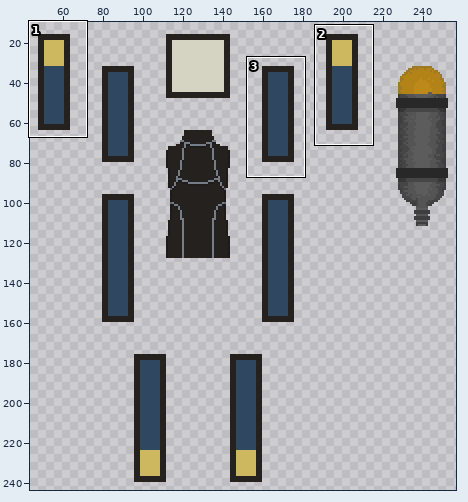
File history of a sprite sheet, Assets/Art/Sprites/Player/PlayerSkin.png. Above: a wide view before the commit, with the close-up outlined.
Close-up. Old version:
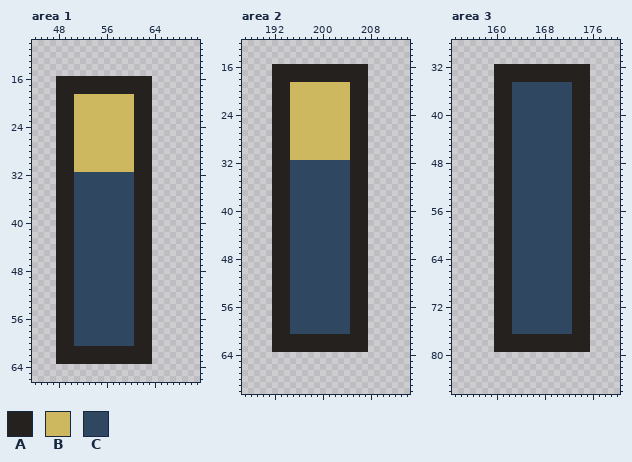
The file is 300x250 pixels. Colours within 5 levels of each other are drawn and written as one. Shown: area 1: x 44..71, y 10..66; area 2: x 187..214, y 12..70; area 3: x 153..180, y 28..86. The wide view leaves out empty margins. The commit also changed other parts of the picture, which this record leaves out.
Palette (. is transparent): A #25211f  B #cdb75f  C #2f4761
Pixels before, area 1, first column x 48:
16 AAAAAAAAAAAAAAAA
17 AAAAAAAAAAAAAAAA
18 AAAAAAAAAAAAAAAA
19 AAABBBBBBBBBBAAA
20 AAABBBBBBBBBBAAA
21 AAABBBBBBBBBBAAA
22 AAABBBBBBBBBBAAA
23 AAABBBBBBBBBBAAA
24 AAABBBBBBBBBBAAA
25 AAABBBBBBBBBBAAA
26 AAABBBBBBBBBBAAA
27 AAABBBBBBBBBBAAA
28 AAABBBBBBBBBBAAA
29 AAABBBBBBBBBBAAA
30 AAABBBBBBBBBBAAA
31 AAABBBBBBBBBBAAA
32 AAACCCCCCCCCCAAA
33 AAACCCCCCCCCCAAA
34 AAACCCCCCCCCCAAA
35 AAACCCCCCCCCCAAA
36 AAACCCCCCCCCCAAA
37 AAACCCCCCCCCCAAA
38 AAACCCCCCCCCCAAA
39 AAACCCCCCCCCCAAA
40 AAACCCCCCCCCCAAA
41 AAACCCCCCCCCCAAA
42 AAACCCCCCCCCCAAA
43 AAACCCCCCCCCCAAA
44 AAACCCCCCCCCCAAA
45 AAACCCCCCCCCCAAA
46 AAACCCCCCCCCCAAA
47 AAACCCCCCCCCCAAA
48 AAACCCCCCCCCCAAA
49 AAACCCCCCCCCCAAA
50 AAACCCCCCCCCCAAA
51 AAACCCCCCCCCCAAA
52 AAACCCCCCCCCCAAA
53 AAACCCCCCCCCCAAA
54 AAACCCCCCCCCCAAA
55 AAACCCCCCCCCCAAA
56 AAACCCCCCCCCCAAA
57 AAACCCCCCCCCCAAA
58 AAACCCCCCCCCCAAA
59 AAACCCCCCCCCCAAA
60 AAACCCCCCCCCCAAA
61 AAAAAAAAAAAAAAAA
62 AAAAAAAAAAAAAAAA
63 AAAAAAAAAAAAAAAA
Pixels before, area 2, first column x 192:
16 AAAAAAAAAAAAAAAA
17 AAAAAAAAAAAAAAAA
18 AAAAAAAAAAAAAAAA
19 AAABBBBBBBBBBAAA
20 AAABBBBBBBBBBAAA
21 AAABBBBBBBBBBAAA
22 AAABBBBBBBBBBAAA
23 AAABBBBBBBBBBAAA
24 AAABBBBBBBBBBAAA
25 AAABBBBBBBBBBAAA
26 AAABBBBBBBBBBAAA
27 AAABBBBBBBBBBAAA
28 AAABBBBBBBBBBAAA
29 AAABBBBBBBBBBAAA
30 AAABBBBBBBBBBAAA
31 AAABBBBBBBBBBAAA
32 AAACCCCCCCCCCAAA
33 AAACCCCCCCCCCAAA
34 AAACCCCCCCCCCAAA
35 AAACCCCCCCCCCAAA
36 AAACCCCCCCCCCAAA
37 AAACCCCCCCCCCAAA
38 AAACCCCCCCCCCAAA
39 AAACCCCCCCCCCAAA
40 AAACCCCCCCCCCAAA
41 AAACCCCCCCCCCAAA
42 AAACCCCCCCCCCAAA
43 AAACCCCCCCCCCAAA
44 AAACCCCCCCCCCAAA
45 AAACCCCCCCCCCAAA
46 AAACCCCCCCCCCAAA
47 AAACCCCCCCCCCAAA
48 AAACCCCCCCCCCAAA
49 AAACCCCCCCCCCAAA
50 AAACCCCCCCCCCAAA
51 AAACCCCCCCCCCAAA
52 AAACCCCCCCCCCAAA
53 AAACCCCCCCCCCAAA
54 AAACCCCCCCCCCAAA
55 AAACCCCCCCCCCAAA
56 AAACCCCCCCCCCAAA
57 AAACCCCCCCCCCAAA
58 AAACCCCCCCCCCAAA
59 AAACCCCCCCCCCAAA
60 AAACCCCCCCCCCAAA
61 AAAAAAAAAAAAAAAA
62 AAAAAAAAAAAAAAAA
63 AAAAAAAAAAAAAAAA
Pixels before, area 3, first column x 160:
32 AAAAAAAAAAAAAAAA
33 AAAAAAAAAAAAAAAA
34 AAAAAAAAAAAAAAAA
35 AAACCCCCCCCCCAAA
36 AAACCCCCCCCCCAAA
37 AAACCCCCCCCCCAAA
38 AAACCCCCCCCCCAAA
39 AAACCCCCCCCCCAAA
40 AAACCCCCCCCCCAAA
41 AAACCCCCCCCCCAAA
42 AAACCCCCCCCCCAAA
43 AAACCCCCCCCCCAAA
44 AAACCCCCCCCCCAAA
45 AAACCCCCCCCCCAAA
46 AAACCCCCCCCCCAAA
47 AAACCCCCCCCCCAAA
48 AAACCCCCCCCCCAAA
49 AAACCCCCCCCCCAAA
50 AAACCCCCCCCCCAAA
51 AAACCCCCCCCCCAAA
52 AAACCCCCCCCCCAAA
53 AAACCCCCCCCCCAAA
54 AAACCCCCCCCCCAAA
55 AAACCCCCCCCCCAAA
56 AAACCCCCCCCCCAAA
57 AAACCCCCCCCCCAAA
58 AAACCCCCCCCCCAAA
59 AAACCCCCCCCCCAAA
60 AAACCCCCCCCCCAAA
61 AAACCCCCCCCCCAAA
62 AAACCCCCCCCCCAAA
63 AAACCCCCCCCCCAAA
64 AAACCCCCCCCCCAAA
65 AAACCCCCCCCCCAAA
66 AAACCCCCCCCCCAAA
67 AAACCCCCCCCCCAAA
68 AAACCCCCCCCCCAAA
69 AAACCCCCCCCCCAAA
70 AAACCCCCCCCCCAAA
71 AAACCCCCCCCCCAAA
72 AAACCCCCCCCCCAAA
73 AAACCCCCCCCCCAAA
74 AAACCCCCCCCCCAAA
75 AAACCCCCCCCCCAAA
76 AAACCCCCCCCCCAAA
77 AAAAAAAAAAAAAAAA
78 AAAAAAAAAAAAAAAA
79 AAAAAAAAAAAAAAAA
And afterwards:
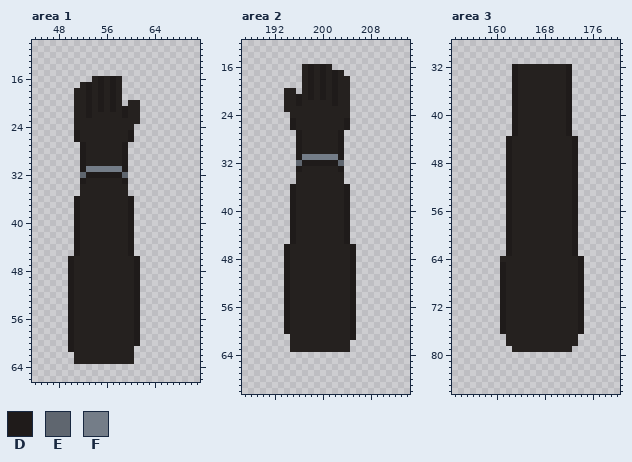
Colours new in this view: D #1f1b1a  E #5f666f  F #747d88
Difference:
Area 1:
y 16: x 48..53 AAAAAA -> ......; x 55 A -> D; x 57 A -> D; x 59..63 AAAAA -> .....
y 17: x 48..51 AAAA -> ....; x 53 A -> D; x 55 A -> D; x 57 A -> D; x 59..63 AAAAA -> .....
y 18: x 48..50 AAA -> ...; x 53 A -> D; x 55 A -> D; x 57 A -> D; x 59..63 AAAAA -> .....
y 19: x 48..63 AAABBBBBBBBBBAAA -> ...AADADADA.....
y 20: x 48..60 AAABBBBBBBBBB -> ...AADADADA.A; x 62..63 AA -> ..
y 21: x 48..60 AAABBBBBBBBBB -> ...AADADADADA; x 62..63 AA -> ..
y 22: x 48..60 AAABBBBBBBBBB -> ...AADAAAAADA; x 62..63 AA -> ..
y 23: x 48..60 AAABBBBBBBBBB -> ...AAAAAAAAAA; x 62..63 AA -> ..
y 24: x 48..63 AAABBBBBBBBBBAAA -> ...AAAAAAAAAA...
y 25..26: x 48..63 AAABBBBBBBBBBAAA -> ...DAAAAAAAAD...
y 27..30: x 48..63 AAABBBBBBBBBBAAA -> ....DAAAAAAD....
y 31: x 48..63 AAABBBBBBBBBBAAA -> ....DFFFFFFD....
y 32: x 48..63 AAACCCCCCCCCCAAA -> ....EDDDDDDE....
y 33: x 48..63 AAACCCCCCCCCCAAA -> ....DAAAAAAD....
y 34..35: x 48..63 AAACCCCCCCCCCAAA -> ....AAAAAAAA....
y 36..45: x 48..63 AAACCCCCCCCCCAAA -> ...DAAAAAAAAD...
y 46..60: x 48..63 AAACCCCCCCCCCAAA -> ..DAAAAAAAAAAD..
y 61: x 48..50 AAA -> ..D; x 61..63 AAA -> ...
y 62..63: x 48..50 AAA -> ...; x 61..63 AAA -> ...
Area 2:
y 16: x 192..196 AAAAA -> .....; x 198 A -> D; x 200 A -> D; x 202..207 AAAAAA -> ......
y 17: x 192..196 AAAAA -> .....; x 198 A -> D; x 200 A -> D; x 202 A -> D; x 204..207 AAAA -> ....
y 18: x 192..196 AAAAA -> .....; x 198 A -> D; x 200 A -> D; x 202 A -> D; x 205..207 AAA -> ...
y 19: x 192..207 AAABBBBBBBBBBAAA -> .....ADADADAA...
y 20: x 192..193 AA -> ..; x 195..207 BBBBBBBBBBAAA -> A.ADADADAA...
y 21: x 192..193 AA -> ..; x 195..207 BBBBBBBBBBAAA -> ADADADADAA...
y 22: x 192..193 AA -> ..; x 195..207 BBBBBBBBBBAAA -> ADAAAAADAA...
y 23: x 192..193 AA -> ..; x 195..207 BBBBBBBBBBAAA -> AAAAAAAAAA...
y 24: x 192..207 AAABBBBBBBBBBAAA -> ...AAAAAAAAAA...
y 25..26: x 192..207 AAABBBBBBBBBBAAA -> ...DAAAAAAAAD...
y 27..30: x 192..207 AAABBBBBBBBBBAAA -> ....DAAAAAAD....
y 31: x 192..207 AAABBBBBBBBBBAAA -> ....DFFFFFFD....
y 32: x 192..207 AAACCCCCCCCCCAAA -> ....EDDDDDDE....
y 33: x 192..207 AAACCCCCCCCCCAAA -> ....DAAAAAAD....
y 34..35: x 192..207 AAACCCCCCCCCCAAA -> ....AAAAAAAA....
y 36..45: x 192..207 AAACCCCCCCCCCAAA -> ...DAAAAAAAAD...
y 46..60: x 192..207 AAACCCCCCCCCCAAA -> ..DAAAAAAAAAAD..
y 61: x 192..194 AAA -> ...; x 205..207 AAA -> D..
y 62..63: x 192..194 AAA -> ...; x 205..207 AAA -> ...
Area 3:
y 32..34: x 160..163 AAAA -> ...D; x 172..175 AAAA -> D...
y 35..43: x 160..175 AAACCCCCCCCCCAAA -> ...DAAAAAAAAD...
y 44..63: x 160..175 AAACCCCCCCCCCAAA -> ..DAAAAAAAAAAD..
y 64: x 160 A -> .; x 163..172 CCCCCCCCCC -> AAAAAAAAAA; x 174..175 AA -> D.
y 65..76: x 160..161 AA -> .D; x 163..172 CCCCCCCCCC -> AAAAAAAAAA; x 174..175 AA -> D.
y 77..78: x 160..161 AA -> ..; x 174..175 AA -> ..
y 79: x 160..162 AAA -> ...; x 173..175 AAA -> ...
Where, in picture pixels (left, top, right, bottom), the same in both close-ups:
changed: (56, 76, 152, 364)
changed: (272, 64, 368, 352)
changed: (494, 64, 590, 352)
